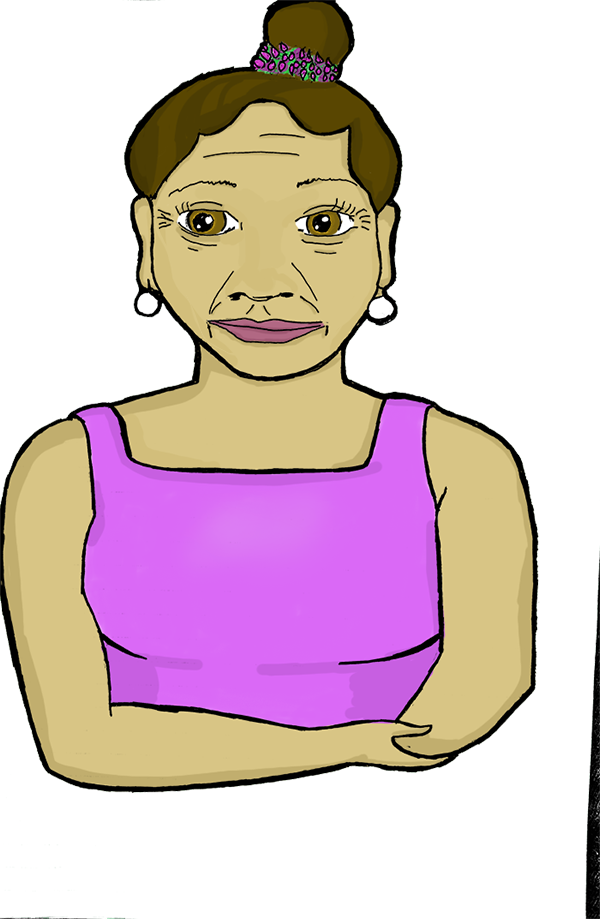
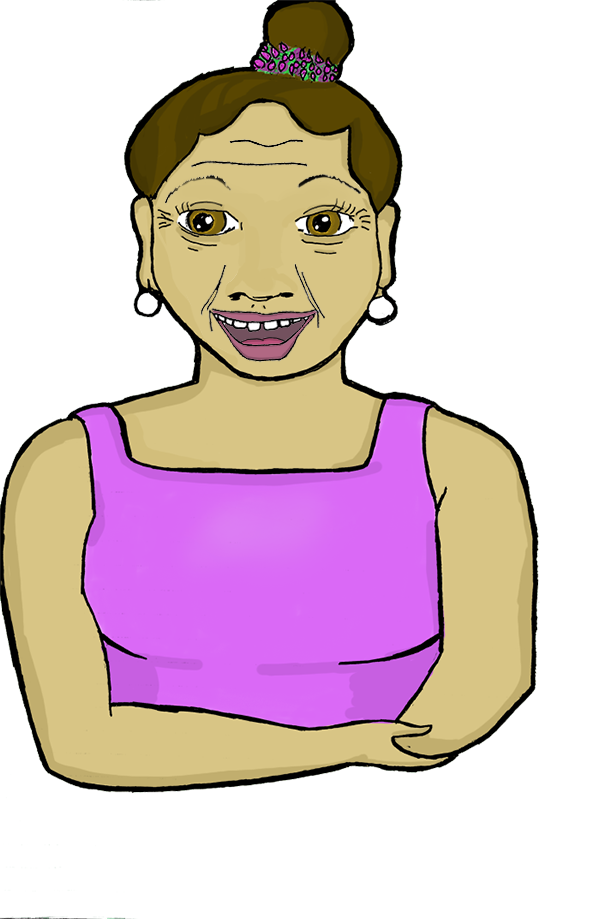
Before/after of a 600×919 layered artwork. What changed in the layer stack:
showed "Smiling_Face" over [88, 111, 384, 490]
showed "Neutral_Eyes" over [165, 193, 367, 266]
hid "Neutral_Face" over [159, 132, 367, 354]
painted on "Base Layer with Nose" over [585, 545, 600, 919]
